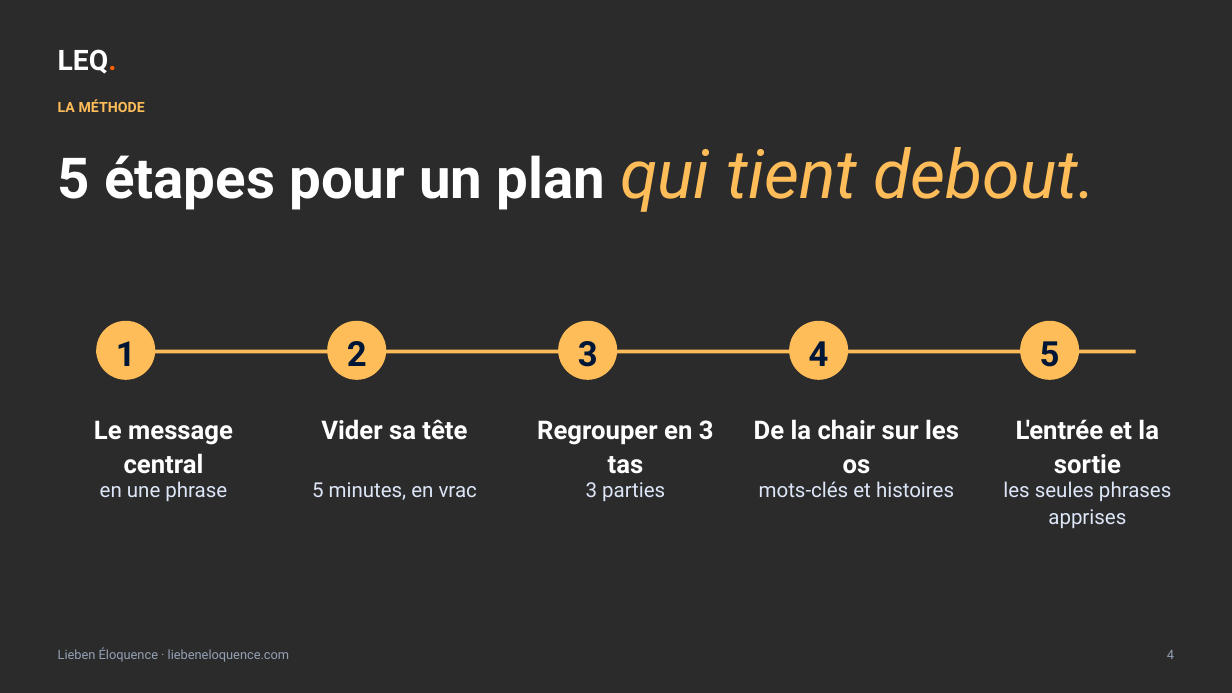
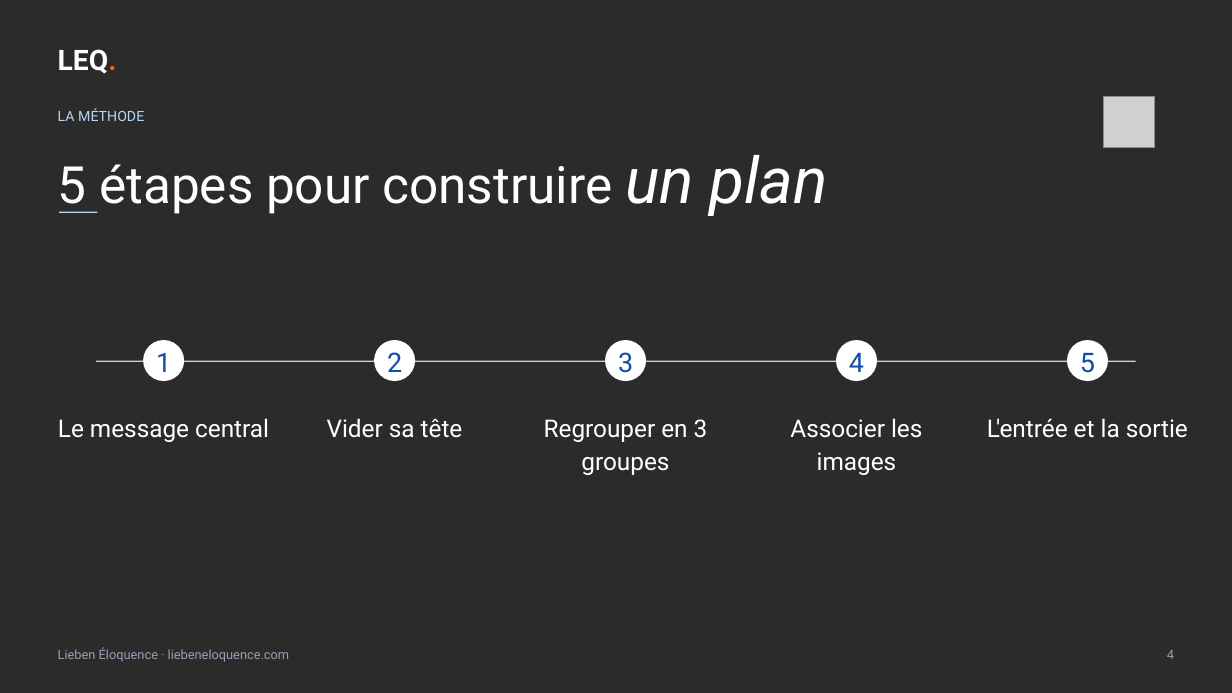
Before and after one commit to ahiale/liebeneloquence-site, a slide deck: slide 4 of communication/atelier/LEQ-capsule-squelette.pptx. Drawn at 1232x693 pixels with LibreOffice and Linux fonts; fonts in the diff are those of the drawing; grey boxes stand for pictures; background and template pictures are left out; a plain dark background stands for a picture behind light text. Boxes give left, top, right and bottom in pixels: in the first picture for what was removed or moved away, otherwise in the second. Text is boxed around its words. In the diff, an @@ line names an element or a change of style, - is before the commit and + after.

```diff
--- a/communication/atelier/LEQ-capsule-squelette.pptx
+++ b/communication/atelier/LEQ-capsule-squelette.pptx
@@ text "LA MÉTHODE": place and size @@
-text "LA MÉTHODE" at box(58, 99, 145, 112)
+text "LA MÉTHODE" at box(58, 108, 144, 121)
@@ text "LA MÉTHODE" at box(58, 108, 144, 121): text colour #FFBD59 to #B9D6F5, bold off @@
@@ picture added at box(1104, 96, 1155, 148) @@
@@ text at box(58, 155, 828, 216): text changed; size 44 to 40 pt; bold off @@
-5 étapes pour un plan qui tient debout.
+5 étapes pour construire un plan
@@ rectangle added at box(59, 212, 98, 213), fill #B9D6F5 @@
@@ text "1": place and size @@
-text "1" at box(116, 341, 136, 366)
+text "1" at box(156, 353, 171, 380)
@@ ellipse: place and size @@
-ellipse at box(96, 321, 155, 380)
+ellipse at box(143, 340, 184, 381)
@@ text "2": place and size @@
-text "2" at box(347, 341, 367, 366)
+text "2" at box(387, 352, 402, 380)
@@ ellipse: place and size @@
-ellipse at box(327, 321, 386, 380)
+ellipse at box(374, 340, 415, 381)
@@ text "3": place and size @@
-text "3" at box(578, 341, 598, 367)
+text "3" at box(618, 352, 633, 373)
@@ ellipse: place and size @@
-ellipse at box(558, 321, 617, 380)
+ellipse at box(605, 340, 646, 381)
@@ text "4": place and size @@
-text "4" at box(809, 341, 829, 366)
+text "4" at box(849, 352, 864, 372)
@@ ellipse: place and size @@
-ellipse at box(789, 321, 848, 380)
+ellipse at box(836, 340, 877, 381)
@@ size 27 to 21 pt, text colour #001636 to #114DA8, bold off in 5 elements at box(387, 352, 402, 380), box(618, 352, 633, 373), box(156, 353, 171, 380), box(849, 352, 864, 372), box(1080, 352, 1095, 373) @@
@@ text "5": place and size @@
-text "5" at box(1040, 341, 1060, 367)
+text "5" at box(1080, 352, 1095, 373)
@@ fill #FFBD59 to #FFFFFF in 5 elements at box(374, 340, 415, 381), box(143, 340, 184, 381), box(605, 340, 646, 381), box(836, 340, 877, 381), box(1067, 340, 1108, 381) @@
@@ ellipse: place and size @@
-ellipse at box(1020, 321, 1080, 380)
+ellipse at box(1067, 340, 1108, 381)
@@ rectangle: place and size @@
-rectangle at box(96, 349, 1136, 353)
+rectangle at box(96, 360, 1136, 361)
@@ rectangle at box(96, 360, 1136, 361): fill #FFBD59 to #B9D6F5 @@
@@ text at box(544, 419, 708, 475): text changed; size 20 to 19 pt; bold off @@
-Regrouper en 3 tas
+Regrouper en 3 groupes
@@ text at box(790, 418, 922, 475): text changed; size 20 to 19 pt; bold off @@
-De la chair sur les os
+Associer les images
@@ size 20 to 19 pt, bold off in 3 elements at box(58, 418, 269, 442), box(327, 418, 463, 438), box(987, 418, 1188, 438) @@
@@ text removed at box(100, 481, 227, 501) @@
-en une phrase
@@ text removed at box(312, 482, 477, 500) @@
-5 minutes, en vrac
@@ text removed at box(586, 482, 665, 501) @@
-3 parties
@@ text removed at box(759, 481, 954, 497) @@
-mots-clés et histoires
@@ text removed at box(1003, 481, 1171, 528) @@
-les seules phrases apprises
```
Also in this commit, not shown: 11 other slides changed, 2 other files.
